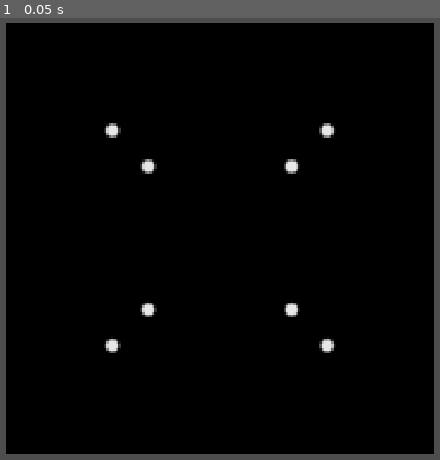
Above: before the commit, frame 1.
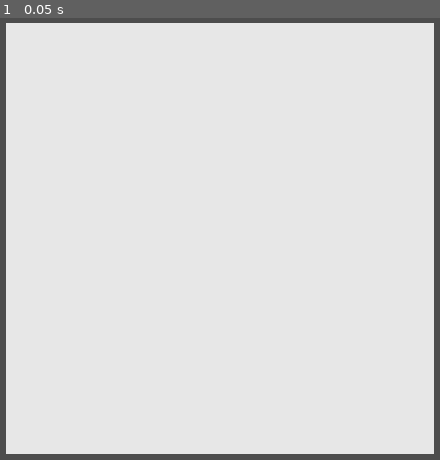
Above: after the commit, the same moment.

Repository: Evtr0na/gdshader-one-formula-that-demystifies-3d-graphics
Game: Godot game, scene res://level/control.tscn
The game is run twice, just before and just after one commit, with the same random seed, the same clock (stepped at 60 frames per second) and the same inputs. The engine's default icon, where the game draws it, is replaced by a stand-in: a white triangle on a blue panel in a dark square.
Inputs:
- Up to frame 1 (0.05 s): no input

The runs differ from the first frame. In frame 1, 95% of the frame differs, in the area x 1-99%, y 1-99%.

Commit message:
add offest

Diff:
--- a/gdshader/a_shader.gdshader
+++ b/gdshader/a_shader.gdshader
@@ -6,14 +6,15 @@
 uniform vec4 color:source_color;
 uniform vec4 color_1:source_color;
 uniform float smooth_values;
-
+uniform float game_width;
+uniform float game_higth;
 
 void fragment() {
     float circle = 0.0 ;
     float mask = 0.0;
     for (int i = 0;i < point_count;i++){
         circle = 0.0;
-        float dist = distance(UV, points[i]);
+        float dist = distance(vec2(UV.x*game_width,UV.y*game_higth), points[i]);
         //smoothstep(a, b, x) x如果小于a则输出1.0，大于b则0.0，中间就平滑过渡
         circle = 1.0 - smoothstep(radius-smooth_values, radius+smooth_values, dist);
         mask = max(mask,circle);
--- a/level/_1_.gd
+++ b/level/_1_.gd
@@ -1,14 +1,20 @@
 extends Sprite2D
-
-@export var p_1:float = 1.0
-@export var p_2:float = 1.0
-@export var p_3:float = 1.0
-@export var p_4:float = 1.0
+@export var game_width:float = 1.0
+@export var game_higth:float = 1.0
+var int_width :float
+var int_higth :float
+@export var offest:float = 1.0
+@export var radius = 0.0
+# @export var p_1:float = 1.0
+# @export var p_2:float = 1.0
+# @export var p_3:float = 1.0
+# @export var p_4:float = 1.0
 
 var material_ := self.material as ShaderMaterial
 
 
 func _physics_process(_delta: float) -> void:
+	offest_()
 	var points:PackedVector2Array = [
 		screen(project(Vector3(0.5,-0.5,2.0))),
 		screen(project(Vector3(0.5,-0.5,3.0))),
@@ -21,9 +27,16 @@
 		# screen(project(Vector3(0.0,0.0,1.0))),
 
 		]
-	print(screen(project(Vector3(1.0,1.0,1.0))))
 	material_.set_shader_parameter("points",points)
 	material_.set_shader_parameter("point_count",points.size())
+	material_.set_shader_parameter("game_width",int_width)
+	material_.set_shader_parameter("game_higth",int_higth)
+	material_.set_shader_parameter("radius",radius)
+
+func offest_()->void:
+	int_width = game_width*offest
+	int_higth = game_higth*offest
+
 
 
 func project(point:Vector3)->Vector2:
@@ -32,8 +45,8 @@
 	return Vector2(x_,y_)
 
 func screen(p:Vector2)->Vector2:
-	var x_ = p.x+0.5
-	var y_ = -p.y+0.5
+	var x_ = p.x+0.5*int_width
+	var y_ = -p.y+0.5*int_higth
 	# var x_ = p.x/2.0+0.5
 	# var y_ =1- (p.y/2.0+0.5 )
 	# print(Vector2( x_,y_) )
--- a/level/control.tscn
+++ b/level/control.tscn
@@ -12,6 +12,8 @@
 shader_parameter/color = Color(0.90359825, 0.90359825, 0.9035982, 1)
 shader_parameter/color_1 = Color(0, 0, 0, 1)
 shader_parameter/smooth_values = 0.005
+shader_parameter/game_width = 0.0
+shader_parameter/game_higth = 0.0
 
 [node name="Control" type="Control" unique_id=887450658]
 layout_mode = 3
@@ -31,6 +33,7 @@
 scale = Vector2(8.0615225, 8.0615225)
 texture = ExtResource("2_bagxk")
 script = ExtResource("3_yb2xq")
+radius = 2.54
 p_1 = 0.83
 p_3 = -0.4
 p_4 = -0.075
